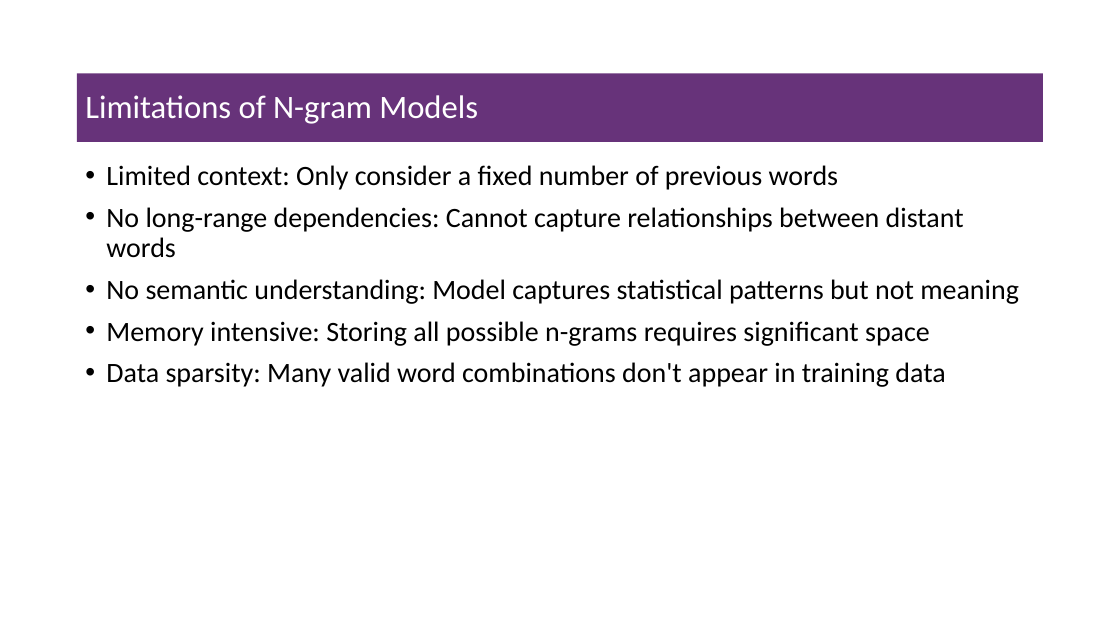
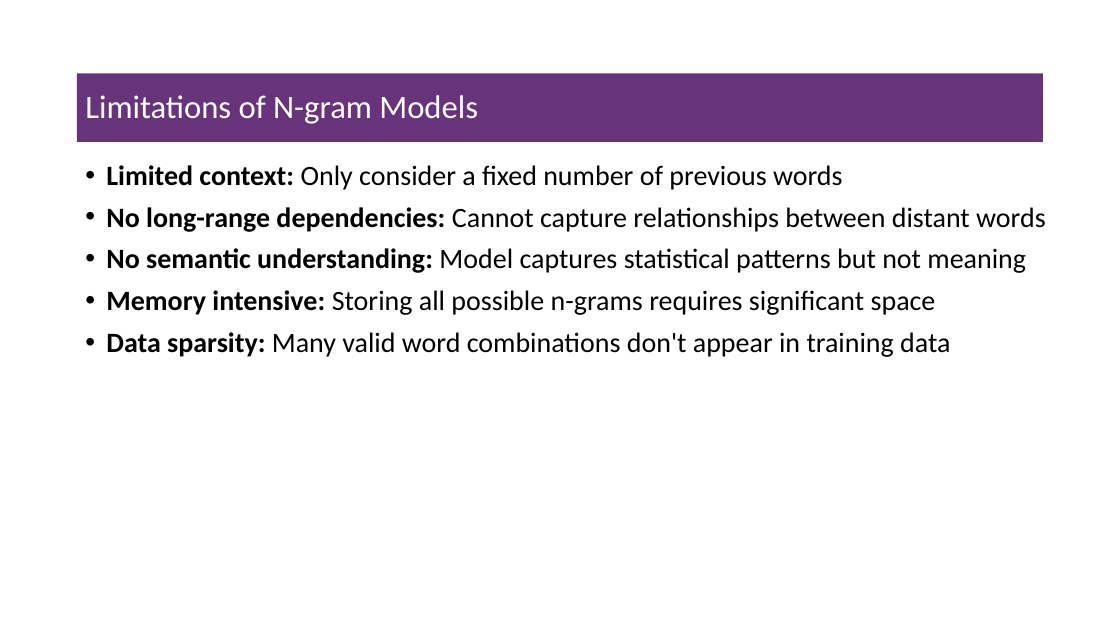
Before and after one commit to msfasha/307307-BI-Methods, a slide deck: slide 33 of 20242-NLP-LLM/lecture notes/Part 1 - Introduction to NLP/1.1-introduction to NLP.pptx. Drawn at 1120x630 pixels with LibreOffice and Linux fonts; fonts in the diff are those of the drawing; background and template pictures are left out. Boxes give left, top, right and bottom in pixels: in the first picture for what was removed or moved away, otherwise in the second. Text is boxed around its words. In the diff, an @@ line names an element or a change of style, - is before the commit and + after.

```diff
--- a/20242-NLP-LLM/lecture notes/Part 1 - Introduction to NLP/1.1-introduction to NLP.pptx
+++ b/20242-NLP-LLM/lecture notes/Part 1 - Introduction to NLP/1.1-introduction to NLP.pptx
@@ text "Limited context: Only consider a ..." at bbox=[106, 165, 1046, 357]: bold on in "Limited context:", "No long-range dependencies:", "No semantic understanding:", "Memory intensive:" and 1 more places @@
```
Also in this commit, not shown: 2 other slides changed, 2 other files.
